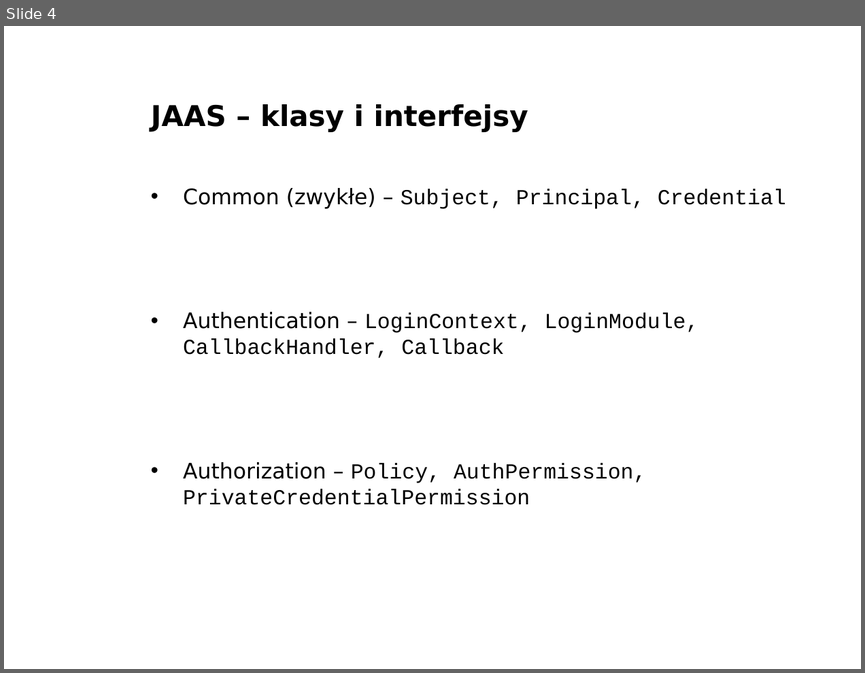
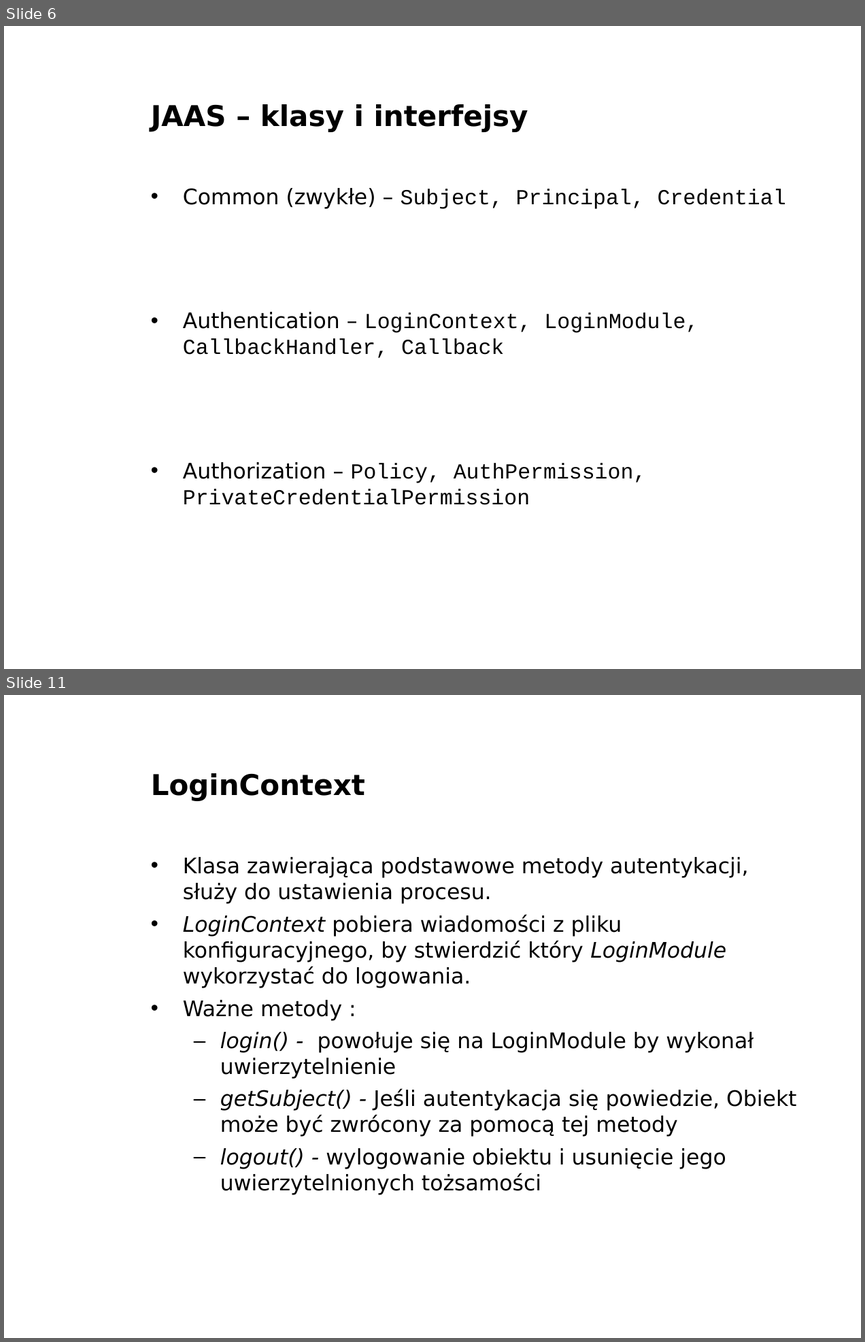
Before and after one commit to Sharku94/ZTI_JAAS, a slide deck: prezentacja/JAAS.ppt. Shown one above the other, each under a label of ours: slide 4 before the commit, slides 6 and 11 after it; the slides between them are not shown. The pictures are 865x673 and 865x1342 pixels, drawn with LibreOffice and Linux fonts; fonts in the diff are those of the drawing; background and template pictures are left out. Boxes give left, top, right and bottom in pixels: in the first picture for what was removed or moved away, otherwise in the second. Text is boxed around its words. In the diff, an @@ line names an element or a change of style, - is before the commit and + after.

```diff
--- a/prezentacja/JAAS.ppt
+++ b/prezentacja/JAAS.ppt
@@ slide 11 added at bbox=[4, 695, 861, 1338], background picture (left out) @@
@@ title added at bbox=[151, 773, 365, 801], 24 pt, text #000000, bold @@
+LoginContext
@@ text added at bbox=[183, 857, 796, 1195], 18 pt, text #000000 @@
+• Klasa zawierająca podstawowe metody autentykacji, służy do ustawienia procesu.
+• LoginContext pobiera wiadomości z pliku konfiguracyjnego, by stwierdzić który LoginModule wykorzystać do logowania.
+• Ważne metody :
+  – login() - powołuje się na LoginModule by wykonał uwierzytelnienie
+  – getSubject() - Jeśli autentykacja się powiedzie, Obiekt może być zwrócony za pomocą tej metody
+  – logout() - wylogowanie obiektu i usunięcie jego uwierzytelnionych tożsamości
@@ what was slide 4 is now slide 6 @@
```
Also in this commit, not shown: 3 other slides changed, 15 other slides added, 1 slide removed.
